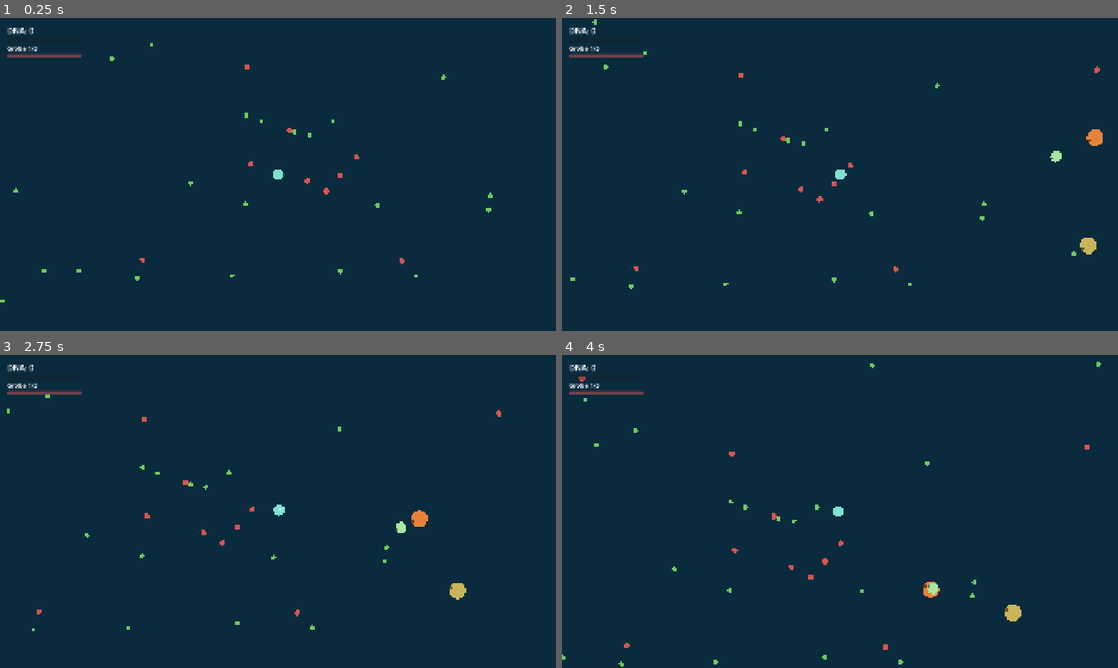
Above: before the commit, frames 1-4 (two rows, left to right).
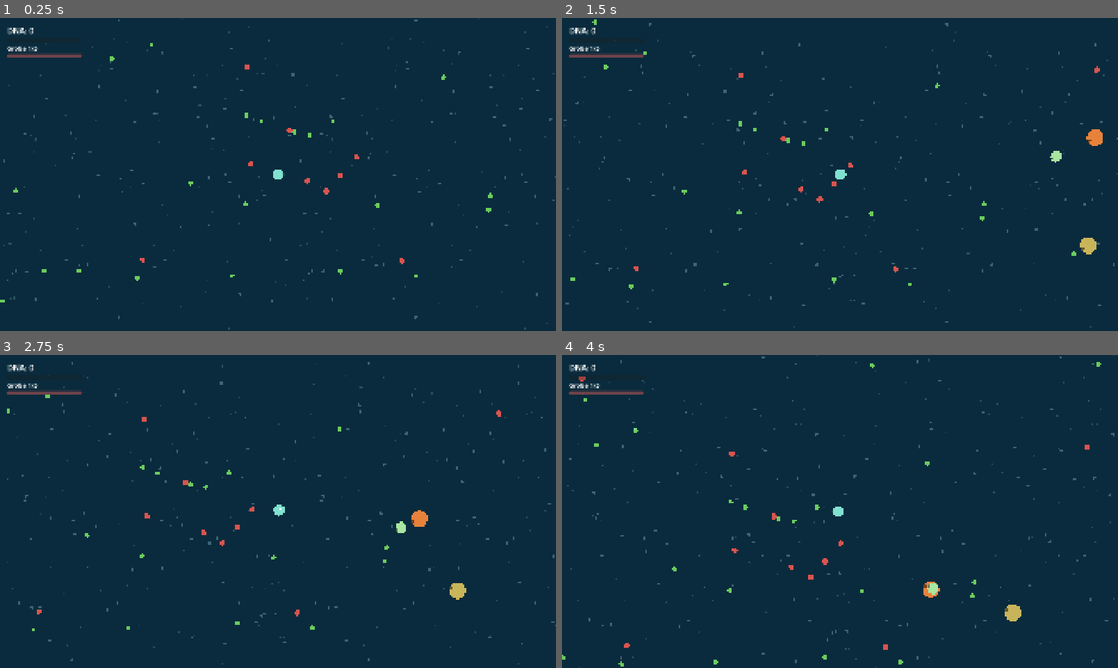
Above: after the commit, the same moments.

Repository: Mayo73/agenthub-backup
Game: Godot game, scene res://scenes/main.tscn
Two runs of this game, one before a commit and one after it. Both use one fixed random seed, a clock stepped at 60 frames per second and the inputs below.
Inputs (mouse positions are in pixels of both pictures, inside the frame that each line leads up to):
- Up to frame 1 (0.25 s): no input
- Up to frame 2 (1.5 s): tap Enter at 0.5 s; move the mouse to (962, 158) at 0.52 s; hold D (rechts) 0.53-1.25 s; tap W (hoch) at 0.6 s; click (962, 158) at 0.67 s; drag from (728, 190) to (812, 237) at 1.27 s
- Up to frame 3 (2.75 s): move the mouse to (333, 442) at 2.02 s; press the mouse at (333, 442) at 2.03 s; hold D (rechts) from 2.03 s (still down)
- Up to frame 4 (4 s): release D (rechts) at 2.75 s; release the mouse at (895, 442) at 2.75 s; drag from (812, 574) to (673, 464) at 2.77 s; move the mouse to (1006, 558) at 3.52 s; hold A (links) from 3.53 s (still down); tap S (runter) at 3.6 s

The runs differ from the first frame. In frame 1, 0.5% of the frame differs, in the area x 0-100%, y 0-100%; in frame 2, 0.5%; in frame 3, 0.5%, in the area x 1-100%, y 2-99%; in frame 4, 0.5%.

Commit message:
T-0100: Schwebeteilchen in drei Tiefenebenen
Erstellt vom lokalen Agent (Modell qwen3.5:27b, Versuch 4 von 5).

Diff:
--- a/scripts/main.gd
+++ b/scripts/main.gd
@@ -17,6 +17,7 @@
 var ai_cells: Array[AiCell] = []
 var player_health := CellHealth.new()
 var deaths := 0
+var backdrop: WaterBackdrop
 
 
 func _ready() -> void:
@@ -35,6 +36,10 @@
 	hud.name = "Hud"
 	add_child(hud)
 	hud.show_progress(progress)
+	backdrop = WaterBackdrop.new()
+	backdrop.name = "Backdrop"
+	backdrop.camera = camera
+	world.add_child(backdrop)
 
 
 func _physics_process(delta: float) -> void:
--- /dev/null
+++ b/scripts/parallax_dots.gd
@@ -0,0 +1,25 @@
+class_name ParallaxDots
+extends RefCounted
+## Schwebeteilchen in mehreren Tiefenebenen. Hintere Ebenen folgen der Kamera langsamer.
+
+const LAYER_FACTORS := [0.2, 0.45, 0.75]
+const TILE := 1024.0
+
+## Je Ebene ein PackedVector2Array mit Punkten in [0, TILE)
+var layers: Array = []
+
+
+func _init(points_per_layer: int = 60, seed_value: int = 3) -> void:
+	var rng := RandomNumberGenerator.new()
+	rng.seed = seed_value
+	for factor in LAYER_FACTORS:
+		var points := PackedVector2Array()
+		for i in points_per_layer:
+			points.append(Vector2(rng.randf() * TILE, rng.randf() * TILE))
+		layers.append(points)
+
+
+## Verschiebung einer Ebene bei Kameraposition camera_pos, auf die Kachel gefaltet (0 bis unter TILE).
+static func layer_offset(camera_pos: Vector2, factor: float) -> Vector2:
+	var offset := -camera_pos * factor
+	return Vector2(fposmod(offset.x, TILE), fposmod(offset.y, TILE))
--- /dev/null
+++ b/scripts/water_backdrop.gd
@@ -0,0 +1,30 @@
+class_name WaterBackdrop
+extends Node2D
+## Zeichnet die Schwebeteilchen über den ganzen Bildschirm, gekachelt.
+
+var dots := ParallaxDots.new()
+var camera: Camera2D
+
+
+func _process(_delta: float) -> void:
+	queue_redraw()
+
+
+func _draw() -> void:
+	if camera == null:
+		return
+	var screen := get_viewport_rect().size
+	var zoom := camera.zoom.x
+	var top_left := camera.position - screen * 0.5 / zoom
+	for i in dots.layers.size():
+		var offset := ParallaxDots.layer_offset(camera.position, ParallaxDots.LAYER_FACTORS[i])
+		var color := Color(0.75, 0.95, 1.0, 0.08 + 0.1 * i)
+		var size := 1.5 + 1.5 * i
+		for p in dots.layers[i]:
+			var x := fposmod(p.x + offset.x, ParallaxDots.TILE)
+			while x < screen.x:
+				var y := fposmod(p.y + offset.y, ParallaxDots.TILE)
+				while y < screen.y:
+					draw_circle(top_left + Vector2(x, y) / zoom, size / zoom, color)
+					y += ParallaxDots.TILE
+				x += ParallaxDots.TILE
--- a/tests/test_main_wiring.gd
+++ b/tests/test_main_wiring.gd
@@ -179,3 +179,9 @@
 func test_lebend_nichts() -> void:
 	main.check_death()
 	check_eq(main.deaths, 0, "main.deaths ist 0 wenn nicht tot")
+
+
+func test_hintergrund() -> void:
+	check(main.backdrop is WaterBackdrop, "main.backdrop is WaterBackdrop wahr")
+	check_eq(main.backdrop.get_index(), 2, "main.backdrop.get_index() ist 2")
+	check(main.backdrop.camera == main.camera, "main.backdrop.camera == main.camera wahr")
--- /dev/null
+++ b/tests/test_parallax_dots.gd
@@ -0,0 +1,28 @@
+extends "res://tests/base_test.gd"
+
+
+func test_ebenen() -> void:
+	var dots := ParallaxDots.new()
+	check_eq(dots.layers.size(), 3, "layers.size() ist 3")
+	for i in dots.layers.size():
+		check_eq(dots.layers[i].size(), 60, "Ebene %d hat 60 Punkte" % i)
+		for p in dots.layers[i]:
+			check(p.x >= 0 and p.x < 1024, "x-Koordinate von Punkt in Ebene %d ist >= 0 und < 1024" % i)
+			check(p.y >= 0 and p.y < 1024, "y-Koordinate von Punkt in Ebene %d ist >= 0 und < 1024" % i)
+
+
+func test_reproduzierbar() -> void:
+	var dots1 := ParallaxDots.new(10, 4)
+	var dots2 := ParallaxDots.new(10, 4)
+	check_eq(dots1.layers[1][3], dots2.layers[1][3], "layers[1][3] ist bei beiden gleich")
+
+
+func test_verschiebung() -> void:
+	var offset1 := ParallaxDots.layer_offset(Vector2(100, 0), 0.5)
+	check_eq(offset1, Vector2(974, 0), "layer_offset(Vector2(100, 0), 0.5) ist (974, 0)")
+
+	var offset2 := ParallaxDots.layer_offset(Vector2(-2058, 0), 1.0)
+	check_eq(offset2, Vector2(10, 0), "layer_offset(Vector2(-2058, 0), 1.0) ist (10, 0)")
+
+	var offset3 := ParallaxDots.layer_offset(Vector2.ZERO, 0.75)
+	check_eq(offset3, Vector2.ZERO, "layer_offset(Vector2.ZERO, 0.75) ist (0, 0)")
Not shown, added: scripts/parallax_dots.gd.uid
Not shown, added: scripts/water_backdrop.gd.uid
Not shown, added: tests/test_parallax_dots.gd.uid
